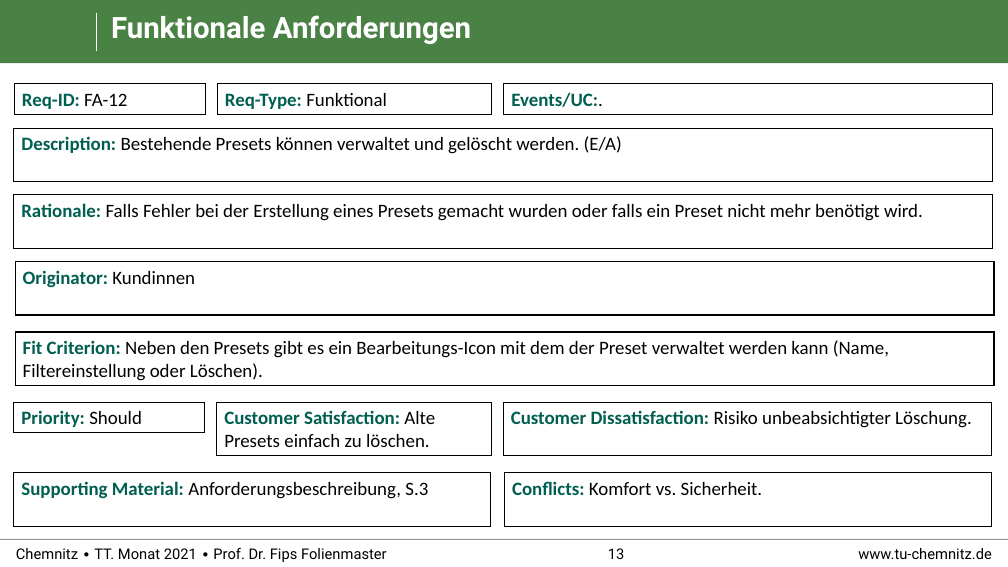
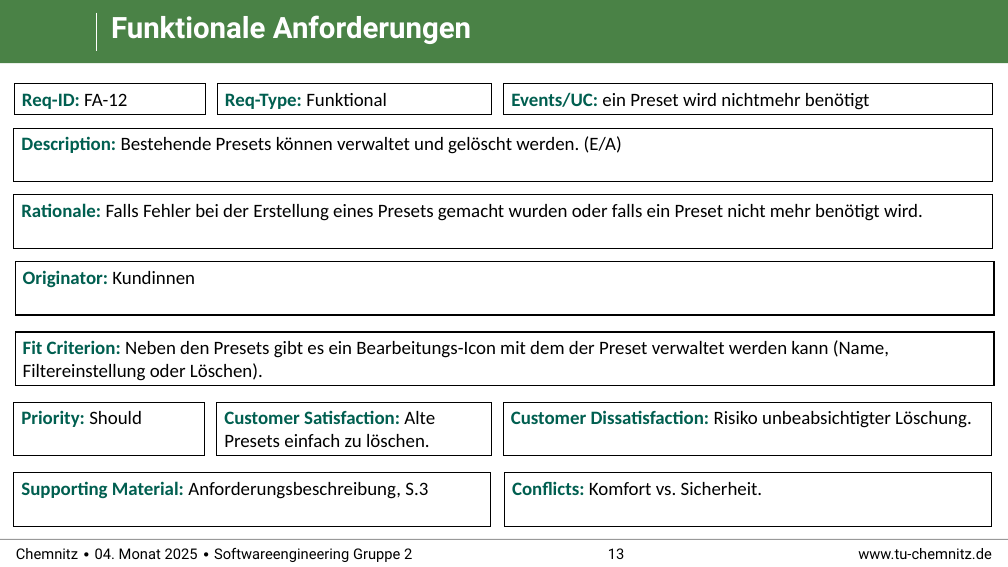
Before and after one commit to RealBiggerBo/Softwaretechnik, a slide deck: slide 13 of SnowCards_Requirements.pptx. Drawn at 1008x567 pixels with LibreOffice and Linux fonts; fonts in the diff are those of the drawing; background and template pictures are left out. Boxes give left, top, right and bottom in pixels: in the first picture for what was removed or moved away, otherwise in the second. Text is boxed around its words. In the diff, an @@ line names an element or a change of style, - is before the commit and + after.

```diff
--- a/SnowCards_Requirements.pptx
+++ b/SnowCards_Requirements.pptx
@@ text in rectangle at (511,92,870,110): text changed; text colour #005F50 to #000000; bold off @@
-Events/UC:.
+Events/UC: ein Preset wird nichtmehr benötigt
@@ rectangle "Priority: Should": place and size @@
-rectangle "Priority: Should" at (14,402,205,433)
+rectangle "Priority: Should" at (14,402,205,456)
@@ text at (16,548,412,562): text changed @@
-Chemnitz ∙ TT. Monat 2021 ∙ Prof. Dr. Fips Folienmaster
+Chemnitz ∙ 04. Monat 2025 ∙ Softwareengineering Gruppe 2
```
Also in this commit, not shown: 28 other slides changed.
